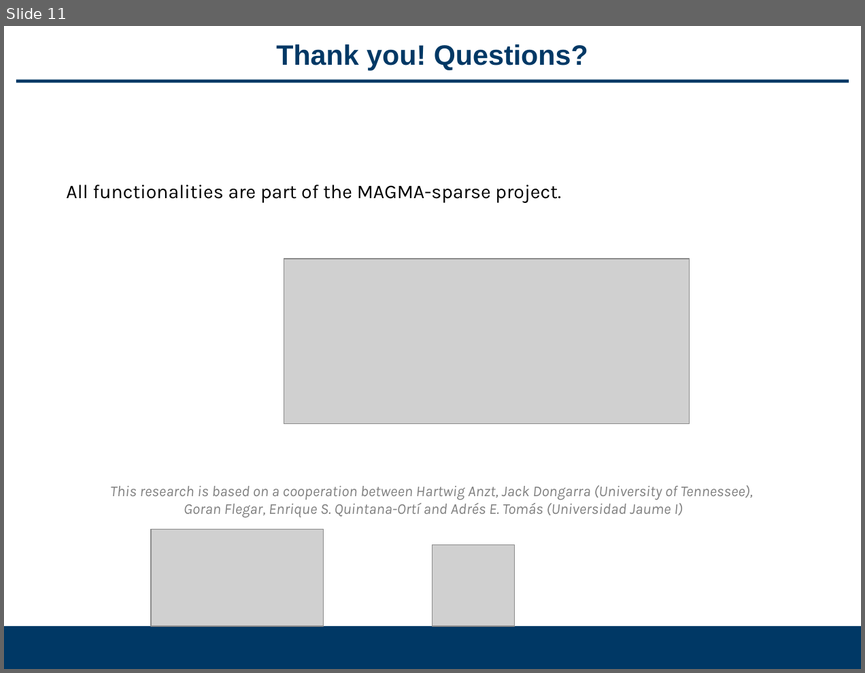
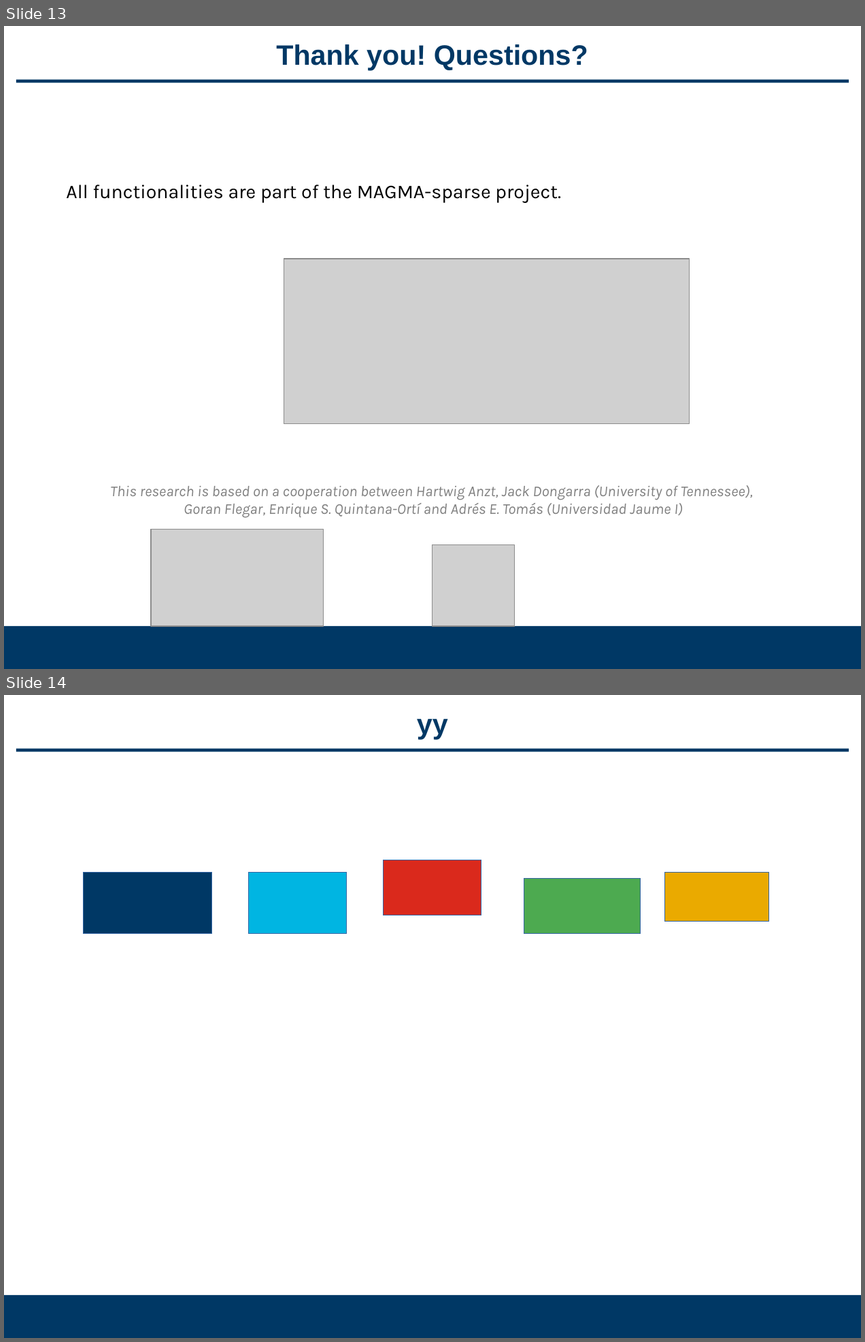
Before and after one commit to gflegar/talks, a slide deck: iccs_2017/slides.odp. Shown one above the other, each under a label of ours: slide 11 before the commit, slides 13 and 14 after it. The pictures are 865x673 and 865x1342 pixels, drawn with LibreOffice and Linux fonts; fonts in the diff are those of the drawing; grey boxes stand for pictures. Boxes give left, top, right and bottom in pixels: in the first picture for what was removed or moved away, otherwise in the second. Text is boxed around its words. In the diff, an @@ line names an element or a change of style, - is before the commit and + after.

```diff
--- a/iccs_2017/slides.odp
+++ b/iccs_2017/slides.odp
@@ slide 14 added at (4,695,861,1338), background #FFFFFF; not listed: 2 template elements that a slide beside it also shows @@
@@ title added at (417,719,448,739), 26 pt, text #003865, bold @@
+yy
@@ rectangle added at (84,872,211,934), fill #003865, outline #3465A4 0 pt @@
@@ rectangle added at (249,872,347,934), fill #00B5E2, outline #3465A4 0 pt @@
@@ rectangle added at (383,861,481,916), fill #DA291C, outline #3465A4 0 pt @@
@@ rectangle added at (665,872,769,921), fill #EAAA00, outline #3465A4 0 pt @@
@@ rectangle added at (524,879,640,934), fill #4DAA50, outline #3465A4 0 pt @@
@@ what was slide 11 is now slide 13 @@
```
Also in this commit, not shown: 1 slide changed, 2 other slides added, 1 slide removed.
